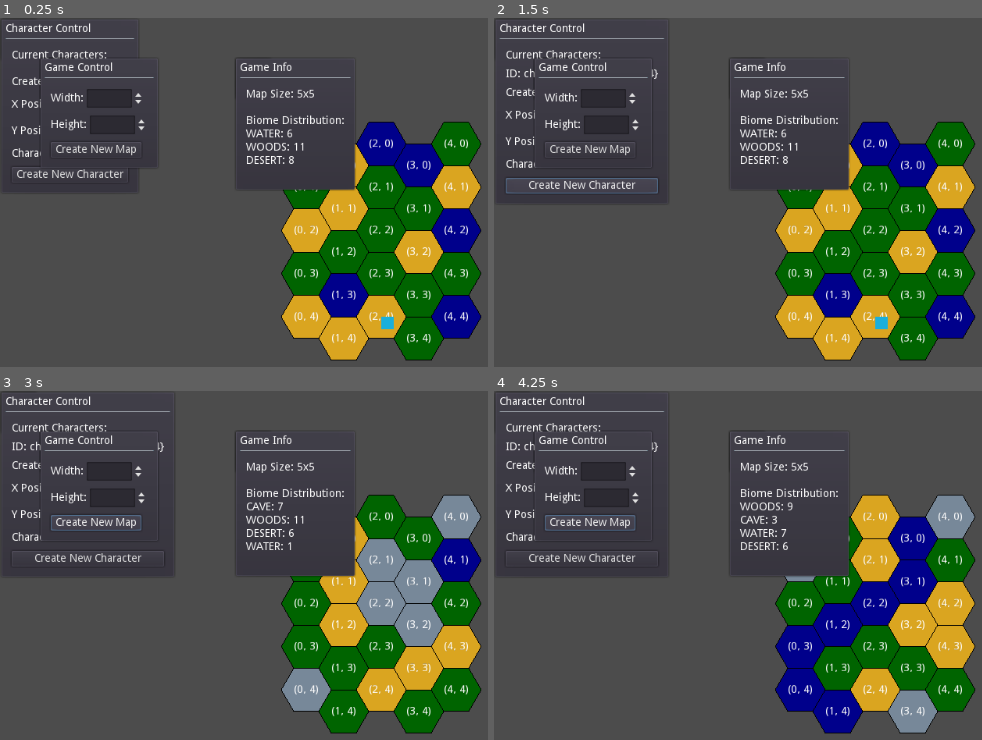
Above: before the commit, frames 1-4 (two rows, left to right).
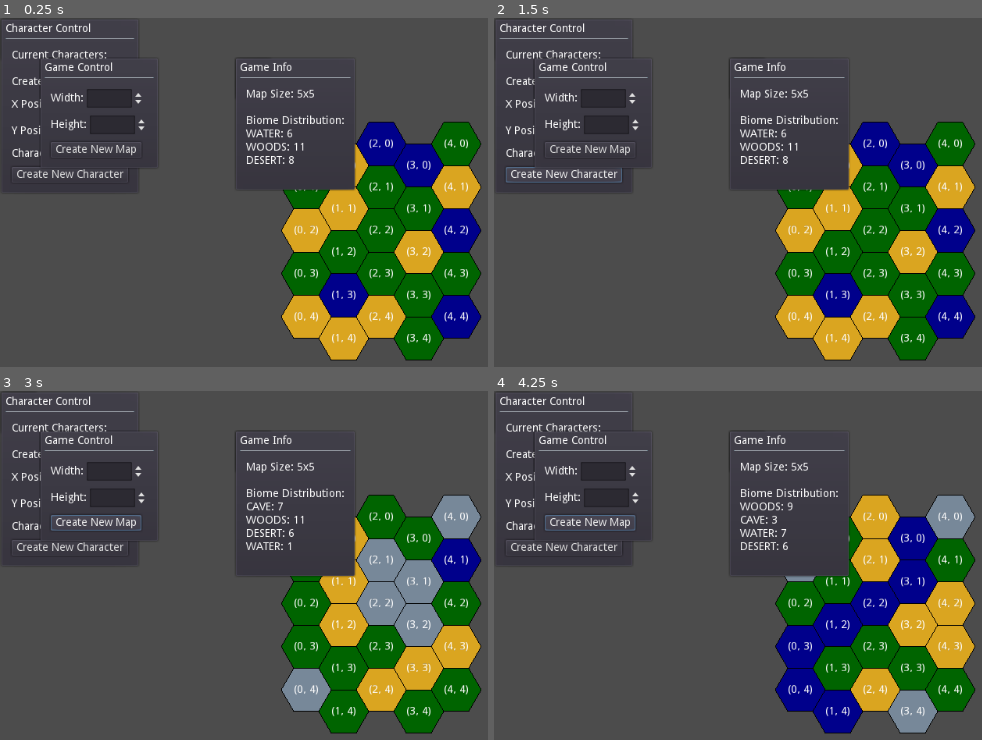
Above: after the commit, the same moments.

Repository: vgMonky/hexa_survival
Game: Godot game, scene res://hex_survival/main.tscn
Same seed, same stepped clock (60 frames per second), same inputs: the game is played once before the commit and once after it.
Inputs:
- Up to frame 1 (0.25 s): no input
- Up to frame 2 (1.5 s): click "Create New Character" at 0.5 s; click "Create New Character" at 1.25 s
- Up to frame 3 (3 s): click "Create New Character" at 2 s; click "Create New Map" at 2.75 s
- Up to frame 4 (4.25 s): click "Create New Map" at 3.5 s

The runs differ from the first frame. In frame 1, 0.1% of the frame differs, in the area x 78-81%, y 85-90%; in frame 2, 1.8%, in the area x 2-81%, y 5-90%; in frame 3, 1.4%; in frame 4, 1.4%.

Commit message:
removed prints

Diff:
--- a/hex_survival/game/queries/map_query.gd
+++ b/hex_survival/game/queries/map_query.gd
@@ -39,8 +39,8 @@
 		var character_position = Vector2(character_position_dict.get("x", 0), character_position_dict.get("y", 0))
 
 		# Print the current character position and the passed position for debugging
-		print("Character Position: ", character_position)
-		print("Given Position: ", position)
+		#print("Character Position: ", character_position)
+		#print("Given Position: ", position)
 
 		# Compare the actual position (Vector2) with the given position
 		if character_position == position:
--- a/hex_survival/main.gd
+++ b/hex_survival/main.gd
@@ -43,18 +43,10 @@
 
 
 	state_manager.apply_state_change(CharacterEvents.create_character(Vector2(4, 4)))
-	state_manager.apply_state_change(CharacterEvents.create_character(Vector2(2, 4)))
-	# Print the state of the characters after creation
-	print("\nState after character creation:")
 	print("Characters in state:", state_manager.current_state.characters)
-	# Query the character using CharacterQuery
-	var character_id = "char_1"  # Replace this with the actual ID of the character created
-	var queried_character = Query.get_char().get_character(state_manager.current_state, character_id)
-	print("Queried character by ID '%s': %s" % [character_id, queried_character])
-
 	# Query all characters
-	var all_characters = Query.get_char().get_all_characters(state_manager.current_state)
-	print("All characters:", all_characters)
+	#var all_characters = Query.get_char().get_all_characters(state_manager.current_state)
+	#print("All characters:", all_characters)
 
 
 func print_hex_at(pos: Vector2) -> void:
--- a/hex_survival/view/map/map_view.gd
+++ b/hex_survival/view/map/map_view.gd
@@ -40,12 +40,8 @@
 		# Convert position data (x, y) into Vector2
 		var position = Vector2(position_data.get("x", 0), position_data.get("y", 0))
 
-		# Debugging prints
-		print("Position Data: ", position_data)  # Check the contents of position_data
-		print("Position as Vector2: ", position)  # Check the final Vector2 value
-
 		var character_id = character.id
-		var character_color = Color(randf(), randf(), randf())  # Random color for now
+		var character_color = Color(3, 0, 0) # Random color for now
 
 		# Create character view
 		var character_view = CharacterView.new(character_id, position, character_color)
